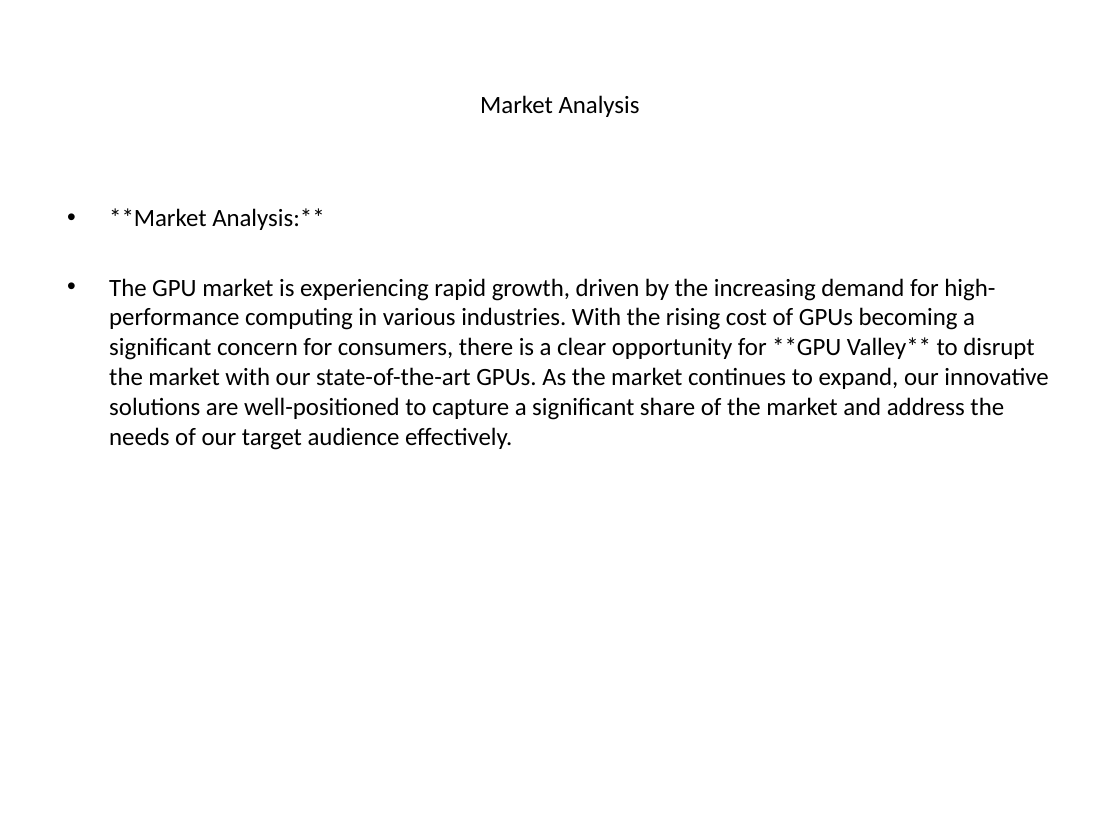
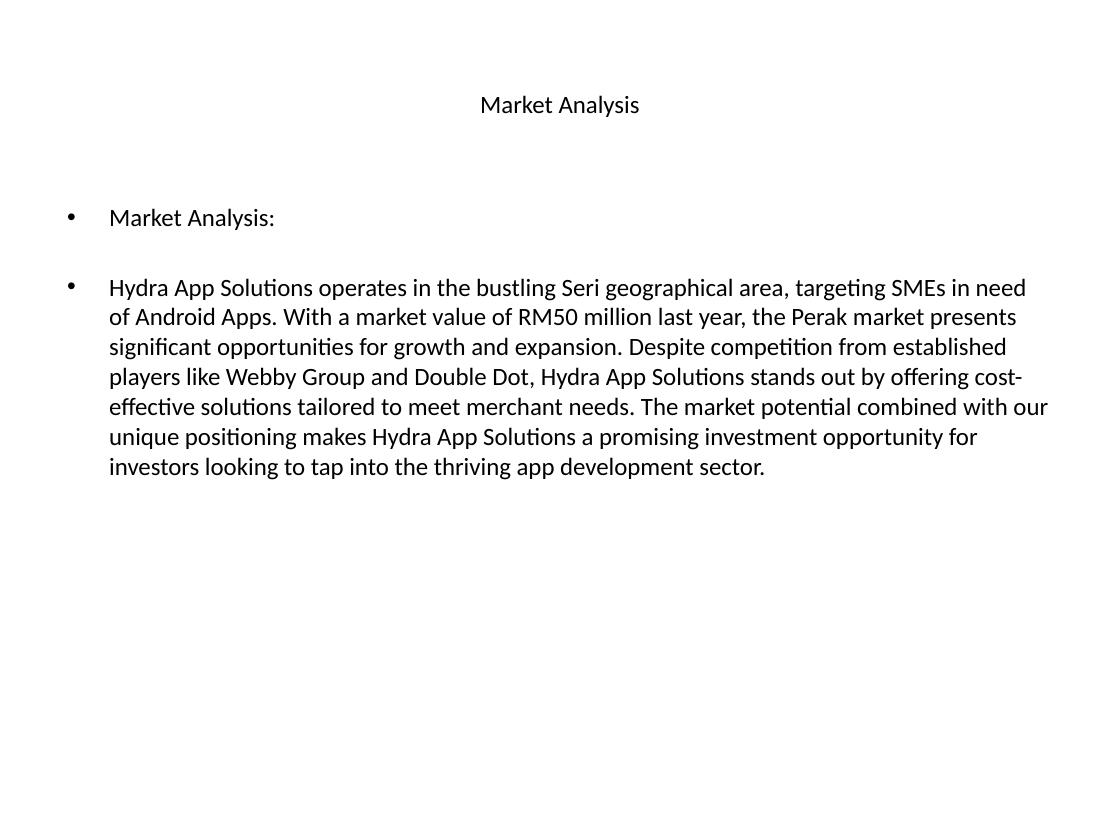
Before and after one commit to luhouyang/cantimagine, a slide deck: slide 3 of generated_ppt/_presentation.pptx. Drawn at 1120x840 pixels with LibreOffice and Linux fonts; fonts in the diff are those of the drawing. Boxes give left, top, right and bottom in pixels: in the first picture for what was removed or moved away, otherwise in the second. Text is boxed around its words. In the diff, an @@ line names an element or a change of style, - is before the commit and + after.

```diff
--- a/generated_ppt/_presentation.pptx
+++ b/generated_ppt/_presentation.pptx
@@ text at (x1=109, y1=208, x2=1048, y2=480): text changed @@
-• **Market Analysis:**
-• The GPU market is experiencing rapid growth, driven by the increasing demand for high-performance computing in various industries. With the rising cost of GPUs becoming a significant concern for consumers, there is a clear opportunity for **GPU Valley** to disrupt the market with our state-of-the-art GPUs. As the market continues to expand, our innovative solutions are well-positioned to capture a significant share of the market and address the needs of our target audience effectively.
+• Market Analysis:
+• Hydra App Solutions operates in the bustling Seri geographical area, targeting SMEs in need of Android Apps. With a market value of RM50 million last year, the Perak market presents significant opportunities for growth and expansion. Despite competition from established players like Webby Group and Double Dot, Hydra App Solutions stands out by offering cost-effective solutions tailored to meet merchant needs. The market potential combined with our unique positioning makes Hydra App Solutions a promising investment opportunity for investors looking to tap into the thriving app development sector.
```
Also in this commit, not shown: 4 other slides changed, 1 other file.
